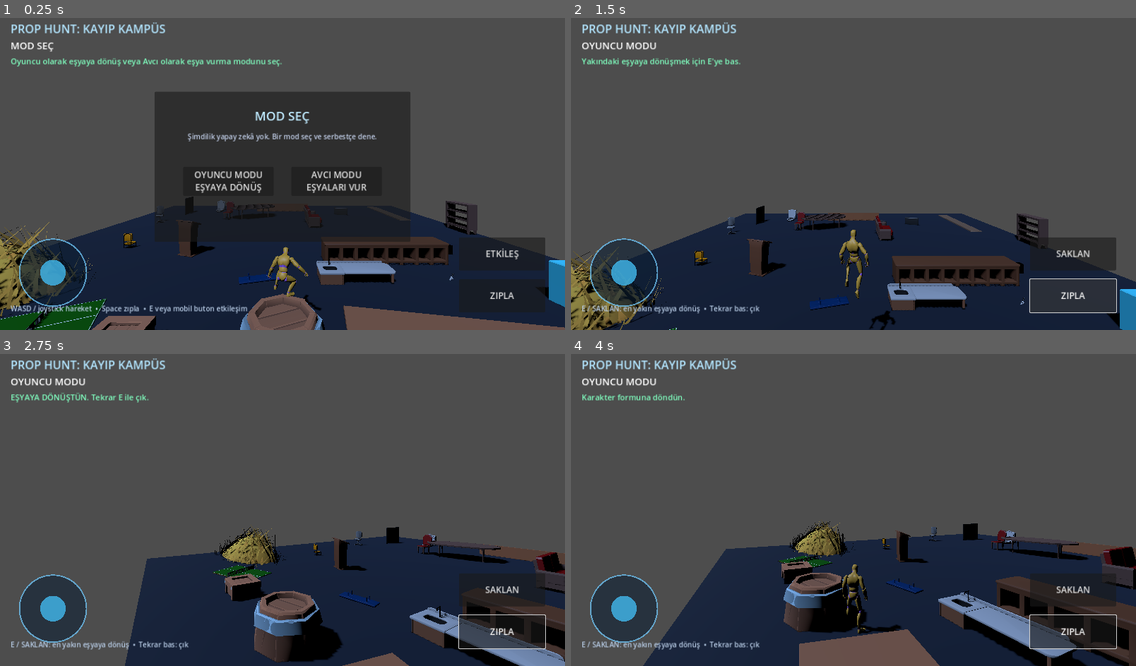
Above: before the commit, frames 1-4 (two rows, left to right).
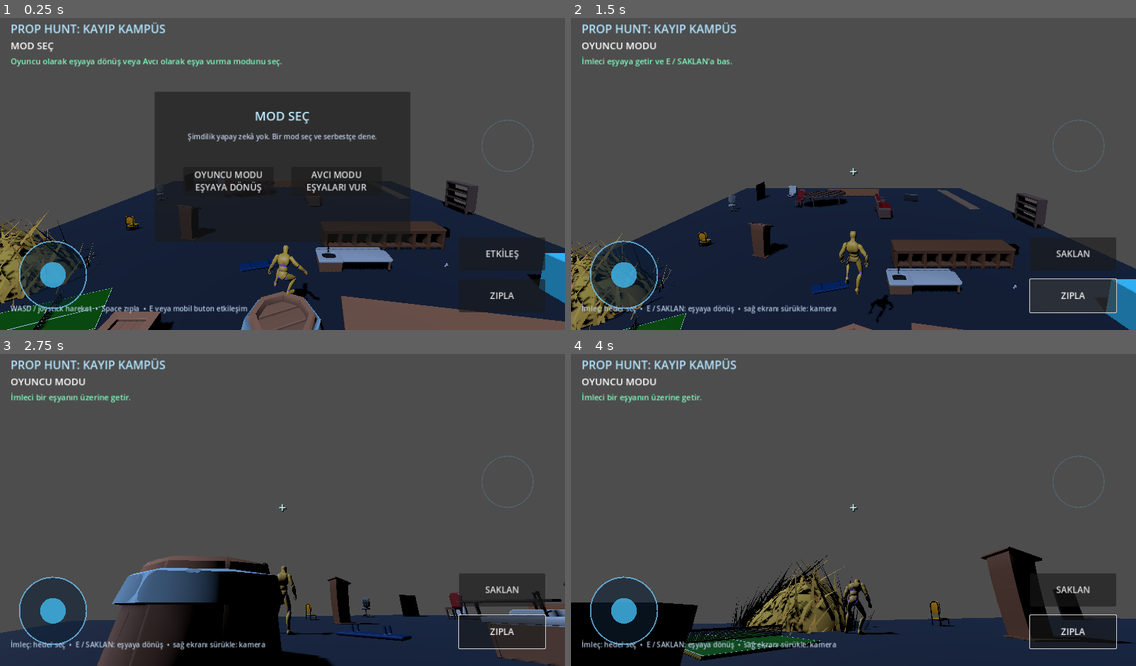
Above: after the commit, the same moments.

Repository: ferrles124/MED
Game: Godot game, scene res://main.tscn
The game is run twice, just before and just after one commit, with the same random seed, the same clock (stepped at 60 frames per second) and the same inputs.
Inputs (mouse positions are in pixels of both pictures, inside the frame that each line leads up to):
- Up to frame 1 (0.25 s): no input
- Up to frame 2 (1.5 s): click "OYUNCU MODU EŞYAYA DÖNÜŞ" at 0.5 s; click "ZIPLA" at 1.25 s
- Up to frame 3 (2.75 s): tap Enter at 2 s; move the mouse to (310, 506) at 2.02 s; hold W (move_forward) from 2.03 s (still down); tap E (interact) at 2.1 s; tap Space (jump) at 2.27 s
- Up to frame 4 (4 s): keep holding W (move_forward); move the mouse to (825, 510) at 2.77 s; tap Shift at 2.85 s; tap Space (jump) at 3.02 s; move the mouse to (864, 500) at 3.52 s; tap E (interact) at 3.6 s

The runs differ from the first frame. In frame 1, 11% of the frame differs, in the area x 0-100%, y 32-100%; in frame 2, 15%; in frame 3, 26%; in frame 4, 29%, in the area x 0-100%, y 12-100%.

Commit message:
Fix prop targeting camera and mobile controls

Diff:
--- a/prop_hunt_skybound_v1/main.tscn
+++ b/prop_hunt_skybound_v1/main.tscn
@@ -205,6 +205,30 @@
 offset_bottom = 700.0
 theme_override_colors/font_color = Color(0.72, 0.8, 0.9, 1)
 theme_override_font_sizes/font_size = 16
+[node name="Crosshair" type="Label" parent="HUD"]
+offset_left = 628.0
+offset_top = 338.0
+offset_right = 652.0
+offset_bottom = 374.0
+theme_override_colors/font_color = Color(0.8, 1, 1, 0.95)
+theme_override_colors/font_shadow_color = Color(0, 0, 0, 0.9)
+theme_override_constants/shadow_offset_x = 2
+theme_override_constants/shadow_offset_y = 2
+theme_override_font_sizes/font_size = 30
+text = "+"
+horizontal_alignment = 1
+[node name="TargetLabel" type="Label" parent="HUD"]
+offset_left = 430.0
+offset_top = 545.0
+offset_right = 850.0
+offset_bottom = 582.0
+theme_override_colors/font_color = Color(0.8, 1, 0.9, 1)
+theme_override_colors/font_shadow_color = Color(0, 0, 0, 0.9)
+theme_override_constants/shadow_offset_x = 2
+theme_override_constants/shadow_offset_y = 2
+theme_override_font_sizes/font_size = 18
+text = "HEDEF"
+horizontal_alignment = 1
 [node name="ModePanel" type="Panel" parent="HUD"]
 offset_left = 350.0
 offset_top = 180.0
--- a/prop_hunt_skybound_v1/mobile_controls.gd
+++ b/prop_hunt_skybound_v1/mobile_controls.gd
@@ -4,11 +4,14 @@
 signal jump_pressed
 
 var move_vector := Vector2.ZERO
+var look_delta := Vector2.ZERO
 var action_requested := false
 var jump_requested := false
 var joystick_active := false
 var joystick_pointer := -1
-var joystick_center := Vector2(120, 590)
+var look_active := false
+var look_pointer := -1
+var joystick_center := Vector2.ZERO
 var joystick_radius := 76.0
 
 @onready var action_button: Button = $ActionButton
@@ -19,6 +22,10 @@
     mouse_filter = Control.MOUSE_FILTER_IGNORE
     action_button.pressed.connect(_on_action)
     jump_button.pressed.connect(_on_jump)
+    queue_redraw()
+
+func _process(_delta: float) -> void:
+    joystick_center = Vector2(120.0, size.y - 125.0)
     queue_redraw()
 
 func set_mode(mode: String) -> void:
@@ -34,7 +41,7 @@
 
 func _unhandled_input(event: InputEvent) -> void:
     if event is InputEventScreenTouch:
-        if event.position.x < 300.0 and event.position.y > size.y - 270.0:
+        if event.position.x < 310.0 and event.position.y > size.y - 285.0:
             if event.pressed:
                 joystick_active = true
                 joystick_pointer = event.index
@@ -44,8 +51,18 @@
                 joystick_pointer = -1
                 move_vector = Vector2.ZERO
                 queue_redraw()
-    elif event is InputEventScreenDrag and joystick_active and event.index == joystick_pointer:
-        _update_joystick(event.position)
+        elif event.position.x > 320.0 and event.position.y < size.y - 105.0:
+            if event.pressed:
+                look_active = true
+                look_pointer = event.index
+    elif event is InputEventScreenDrag:
+        if joystick_active and event.index == joystick_pointer:
+            _update_joystick(event.position)
+        elif look_active and event.index == look_pointer:
+            look_delta += event.relative * Vector2(0.004, 0.003)
+    if event is InputEventScreenTouch and not event.pressed and event.index == look_pointer:
+        look_active = false
+        look_pointer = -1
 
 func _update_joystick(position: Vector2) -> void:
     var delta := position - joystick_center
@@ -53,8 +70,8 @@
     queue_redraw()
 
 func _draw() -> void:
-    var center := joystick_center
-    var knob := center + move_vector * joystick_radius
-    draw_circle(center, joystick_radius, Color(0.05, 0.12, 0.2, 0.58))
-    draw_arc(center, joystick_radius, 0, TAU, 48, Color(0.45, 0.8, 1, 0.72), 3.0)
+    var knob := joystick_center + move_vector * joystick_radius
+    draw_circle(joystick_center, joystick_radius, Color(0.05, 0.12, 0.2, 0.58))
+    draw_arc(joystick_center, joystick_radius, 0, TAU, 48, Color(0.45, 0.8, 1, 0.72), 3.0)
     draw_circle(knob, 29.0, Color(0.25, 0.7, 0.9, 0.84))
+    draw_arc(Vector2(size.x - 130.0, size.y * 0.42), 58.0, 0, TAU, 40, Color(0.4, 0.7, 0.9, 0.22), 2.0)
--- a/prop_hunt_skybound_v1/prop_hunt_game.gd
+++ b/prop_hunt_skybound_v1/prop_hunt_game.gd
@@ -4,6 +4,8 @@
 @onready var timer_label: Label = $HUD/Timer
 @onready var status_label: Label = $HUD/Status
 @onready var hint_label: Label = $HUD/Hint
+@onready var target_label: Label = $HUD/TargetLabel
+@onready var crosshair: Label = $HUD/Crosshair
 @onready var mode_panel: Panel = $HUD/ModePanel
 @onready var result_panel: Panel = $HUD/ResultPanel
 @onready var mobile_controls = $HUD/MobileControls
@@ -16,6 +18,8 @@
     for node in get_tree().get_nodes_in_group("hide_props"):
         props.append(node as Node3D)
     mode_panel.visible = true
+    crosshair.visible = false
+    target_label.visible = false
     result_panel.visible = false
     timer_label.text = "MOD SEÇ"
     status_label.text = "Oyuncu olarak eşyaya dönüş veya Avcı olarak eşya vurma modunu seç."
@@ -28,19 +32,31 @@
     mode = new_mode
     player.set_mode(mode)
     mode_panel.visible = false
+    crosshair.visible = true
     mobile_controls.set_mode(mode)
     if mode == "player":
         timer_label.text = "OYUNCU MODU"
-        status_label.text = "Yakındaki eşyaya dönüşmek için E'ye bas."
-        hint_label.text = "E / SAKLAN: en yakın eşyaya dönüş  •  Tekrar bas: çık"
+        status_label.text = "İmleci eşyaya getir ve E / SAKLAN'a bas."
+        hint_label.text = "İmleç: hedef seç  •  E / SAKLAN: eşyaya dönüş  •  sağ ekranı sürükle: kamera"
     else:
         timer_label.text = "AVCI MODU"
-        status_label.text = "Eşyaları hedefleyip E veya VUR butonuna bas."
-        hint_label.text = "E / VUR: kameranın önündeki eşyayı kontrol et"
+        status_label.text = "İmleci eşyaya getir ve E / VUR'a bas."
+        hint_label.text = "İmleç: hedef seç  •  E / VUR: eşyaya vur  •  sağ ekranı sürükle: kamera"
 
 func _process(_delta: float) -> void:
+    if mode_panel.visible:
+        return
+    var target := _get_target_prop()
+    if target:
+        target_label.visible = true
+        target_label.text = ("DÖNÜŞ: " if mode == "player" else "VUR: ") + _pretty_name(target.name)
+    else:
+        target_label.visible = false
     if mode == "player" and player.disguised:
         status_label.text = "EŞYAYA DÖNÜŞTÜN. Tekrar E ile çık."
+
+func _pretty_name(raw: String) -> String:
+    return raw.replace("HideProp_", "").replace("_", " ")
 
 func perform_mode_action() -> void:
     if mode == "player":
@@ -48,37 +64,29 @@
             player.clear_disguise()
             status_label.text = "Karakter formuna döndün."
             return
-        var nearest: Node3D = null
-        var nearest_distance: float = 3.5
-        for prop in props:
-            if not is_instance_valid(prop):
-                continue
-            var distance: float = player.global_position.distance_to(prop.global_position)
-            if distance < nearest_distance:
-                nearest_distance = distance
-                nearest = prop
-        if nearest:
-            player.set_disguised(nearest)
+        var target := _get_target_prop()
+        if target:
+            player.set_disguised(target)
             status_label.text = "EŞYAYA DÖNÜŞTÜN."
         else:
-            status_label.text = "Yakında dönüşebileceğin bir eşya yok."
+            status_label.text = "İmleci bir eşyanın üzerine getir."
     else:
         var target := _get_target_prop()
         if target:
             hit_prop(target)
         else:
-            status_label.text = "Önünde vurulabilir bir eşya yok."
+            status_label.text = "İmleci vurmak istediğin eşyanın üzerine getir."
 
 func _get_target_prop() -> Node3D:
     var best: Node3D = null
-    var best_score := 0.72
+    var best_score: float = 0.90
     var forward: Vector3 = -player.camera.global_transform.basis.z
     for prop in props:
-        if not is_instance_valid(prop):
+        if not is_instance_valid(prop) or not prop.visible:
             continue
         var offset: Vector3 = prop.global_position - player.camera.global_position
         var distance: float = offset.length()
-        if distance > 9.0 or distance < 0.1:
+        if distance > 10.0 or distance < 0.1:
             continue
         var score: float = forward.dot(offset.normalized())
         if score > best_score:
@@ -88,7 +96,7 @@
 
 func hit_prop(prop: Node3D) -> void:
     action_count += 1
-    var original := prop.rotation_degrees
+    var original: Vector3 = prop.rotation_degrees
     var tween := create_tween()
     tween.tween_property(prop, "rotation_degrees", original + Vector3(0, 18, 8), 0.08)
     tween.tween_property(prop, "rotation_degrees", original, 0.16)
--- a/prop_hunt_skybound_v1/prop_hunt_player.gd
+++ b/prop_hunt_skybound_v1/prop_hunt_player.gd
@@ -14,6 +14,7 @@
 
 var disguised := false
 var current_prop: Node3D
+var disguise_visual: Node3D
 var mode := "player"
 var yaw := 0.0
 var pitch := -0.14
@@ -25,13 +26,17 @@
 
 func _unhandled_input(event: InputEvent) -> void:
     if event is InputEventMouseMotion and Input.mouse_mode == Input.MOUSE_MODE_CAPTURED:
-        yaw -= event.relative.x * 0.0025
-        pitch = clamp(pitch - event.relative.y * 0.002, -0.9, 0.45)
-        rotation.y = yaw
+        _apply_look(event.relative * Vector2(0.0025, 0.002))
     elif event is InputEventKey and event.keycode == KEY_ESCAPE and event.pressed:
         Input.mouse_mode = Input.MOUSE_MODE_VISIBLE
     elif event is InputEventMouseButton and event.pressed:
         Input.mouse_mode = Input.MOUSE_MODE_CAPTURED
+
+func _apply_look(delta_look: Vector2) -> void:
+    yaw -= delta_look.x
+    pitch = clamp(pitch - delta_look.y, -0.85, 0.42)
+    rotation.y = yaw
+    camera_pivot.rotation.x = pitch
 
 func _physics_process(delta: float) -> void:
     if landing_timer > 0.0:
@@ -45,6 +50,9 @@
         if mobile_controls.jump_requested:
             mobile_controls.jump_requested = false
             _jump()
+        if mobile_controls.look_delta.length_squared() > 0.0001:
+            _apply_look(mobile_controls.look_delta)
+            mobile_controls.look_delta = Vector2.ZERO
     var was_on_floor := is_on_floor()
     if not was_on_floor:
         velocity.y -= gravity * delta
@@ -73,6 +81,7 @@
             play_animation(&"Sprint_Loop" if Input.is_key_pressed(KEY_SHIFT) else &"Walk_Loop")
         else:
             play_animation(&"Idle_Loop")
+    camera_pivot.rotation.x = pitch
 
 func _jump() -> void:
     if is_on_floor():
@@ -80,19 +89,49 @@
         play_animation(&"Jump_Start")
 
 func set_disguised(prop: Node3D) -> void:
+    if disguised:
+        return
     disguised = true
     current_prop = prop
     model.visible = false
-    global_position = prop.global_position + Vector3(0, 0.45, 0)
+    _set_collision_enabled(current_prop, false)
+    current_prop.visible = false
+    var packed := load(current_prop.scene_file_path) as PackedScene
+    if packed:
+        disguise_visual = packed.instantiate()
+        disguise_visual.name = "DisguiseVisual"
+        add_child(disguise_visual)
+        disguise_visual.position = Vector3.ZERO
+        disguise_visual.rotation = current_prop.rotation
+        _set_collision_enabled(disguise_visual, false)
+    global_position = prop.global_position + Vector3(0, 0.35, 0)
     velocity = Vector3.ZERO
+    camera.position = Vector3(0, 3.25, 8.6)
+    pitch = -0.22
+    camera_pivot.rotation.x = pitch
 
 func clear_disguise() -> void:
     disguised = false
+    if disguise_visual and is_instance_valid(disguise_visual):
+        disguise_visual.queue_free()
+    disguise_visual = null
+    if current_prop and is_instance_valid(current_prop):
+        current_prop.visible = true
+        _set_collision_enabled(current_prop, true)
+        global_position = current_prop.global_position + Vector3(1.6, 1.0, 0)
+    current_prop = null
     model.visible = true
-    if current_prop:
-        global_position = current_prop.global_position + Vector3(1.5, 0.2, 0)
-    current_prop = null
+    camera.position = Vector3(0, 2.2, 6.4)
     play_animation(&"Idle_Loop")
+
+func _set_collision_enabled(node: Node, enabled: bool) -> void:
+    if node is CollisionShape3D:
+        node.disabled = not enabled
+    if node is CollisionObject3D:
+        node.collision_layer = 1 if enabled else 0
+        node.collision_mask = 1 if enabled else 0
+    for child in node.get_children():
+        _set_collision_enabled(child, enabled)
 
 func set_mode(new_mode: String) -> void:
     mode = new_mode
Not shown, changed: prop_hunt_skybound_v1/README_TR.md
